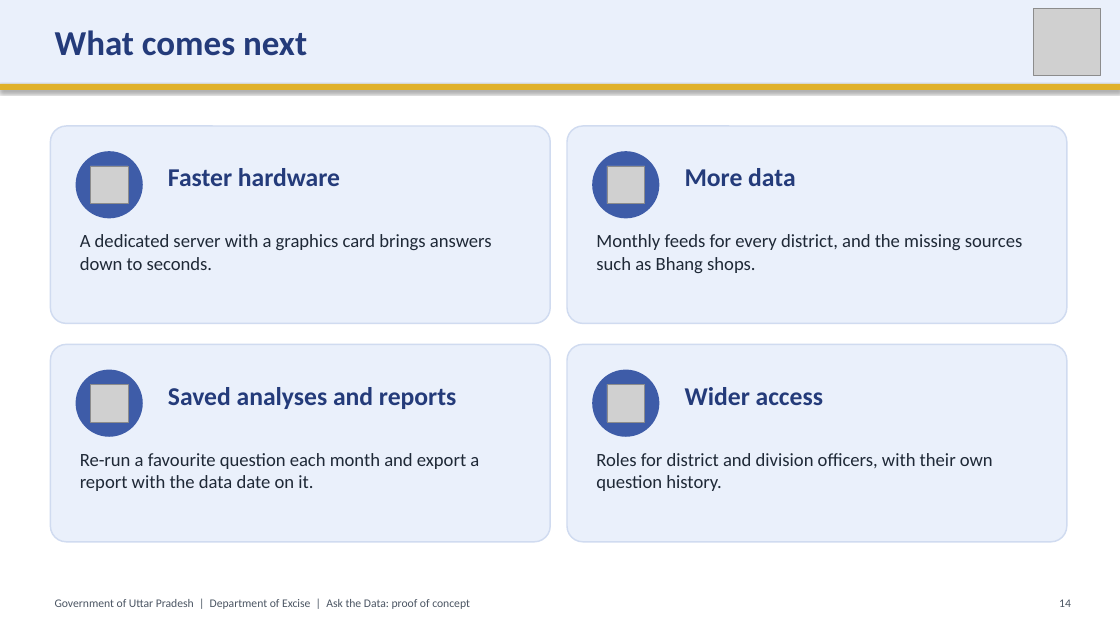
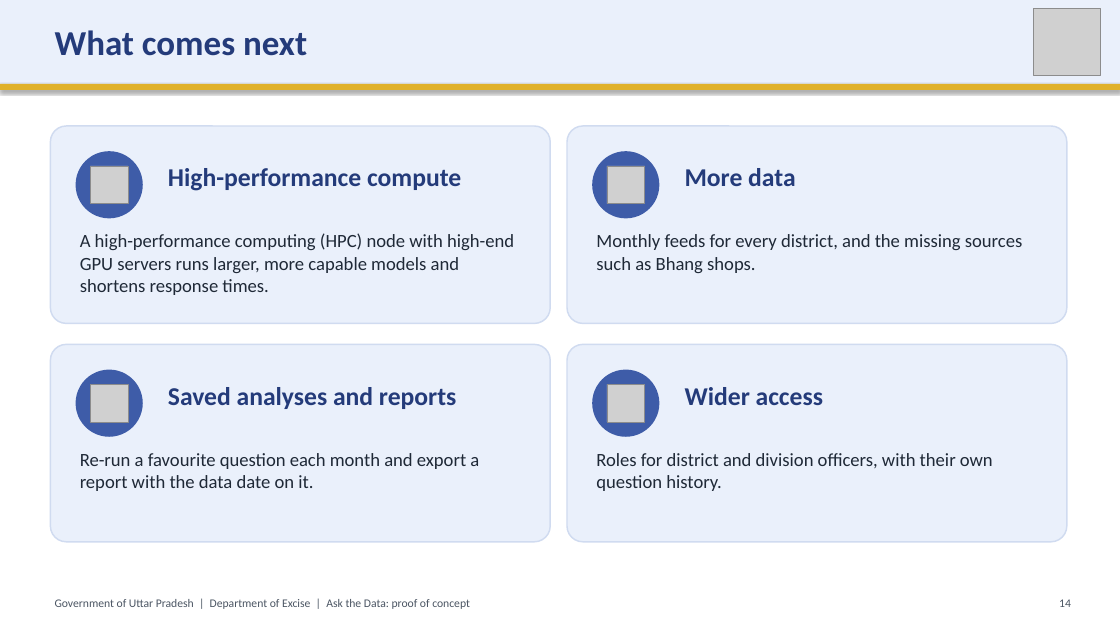
Before and after one commit to SubhanRaj/excise-mcp-dashboard, a slide deck: slide 14 of deck/UP-Excise-Ask-the-Data-Demo.pptx. Drawn at 1120x630 pixels with LibreOffice and Linux fonts; fonts in the diff are those of the drawing; grey boxes stand for pictures. Boxes give left, top, right and bottom in pixels: in the first picture for what was removed or moved away, otherwise in the second. Text is boxed around its words. In the diff, an @@ line names an element or a change of style, - is before the commit and + after.

```diff
--- a/deck/UP-Excise-Ask-the-Data-Demo.pptx
+++ b/deck/UP-Excise-Ask-the-Data-Demo.pptx
@@ text at bbox=[168, 168, 461, 191]: text changed @@
-Faster hardware
+High-performance compute
@@ text at bbox=[80, 233, 514, 295]: text changed @@
-A dedicated server with a graphics card brings answers down to seconds.
+A high-performance computing (HPC) node with high-end GPU servers runs larger, more capable models and shortens response times.
```
Also in this commit, not shown: 6 other slides changed, 4 other files.
